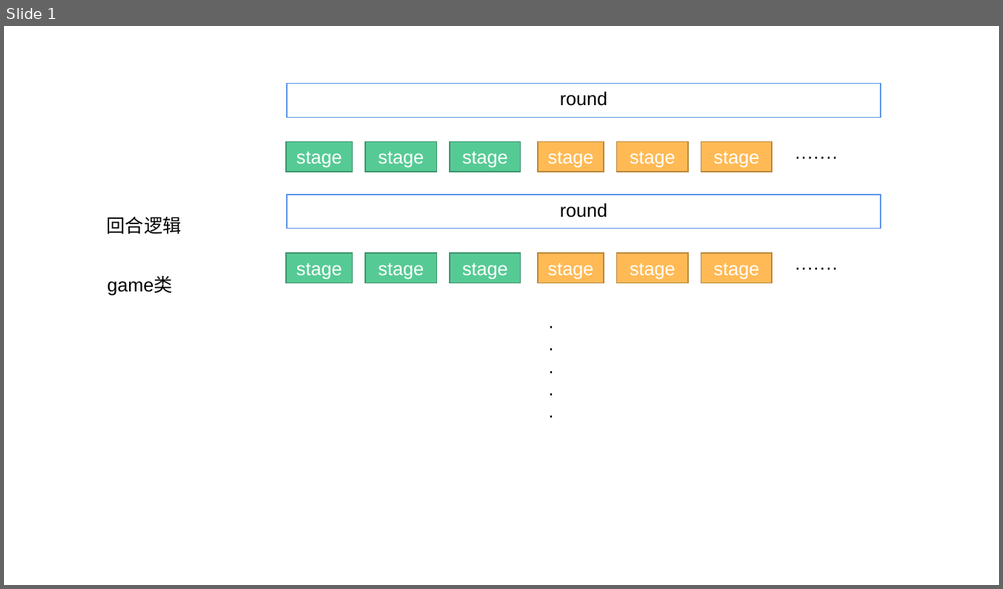
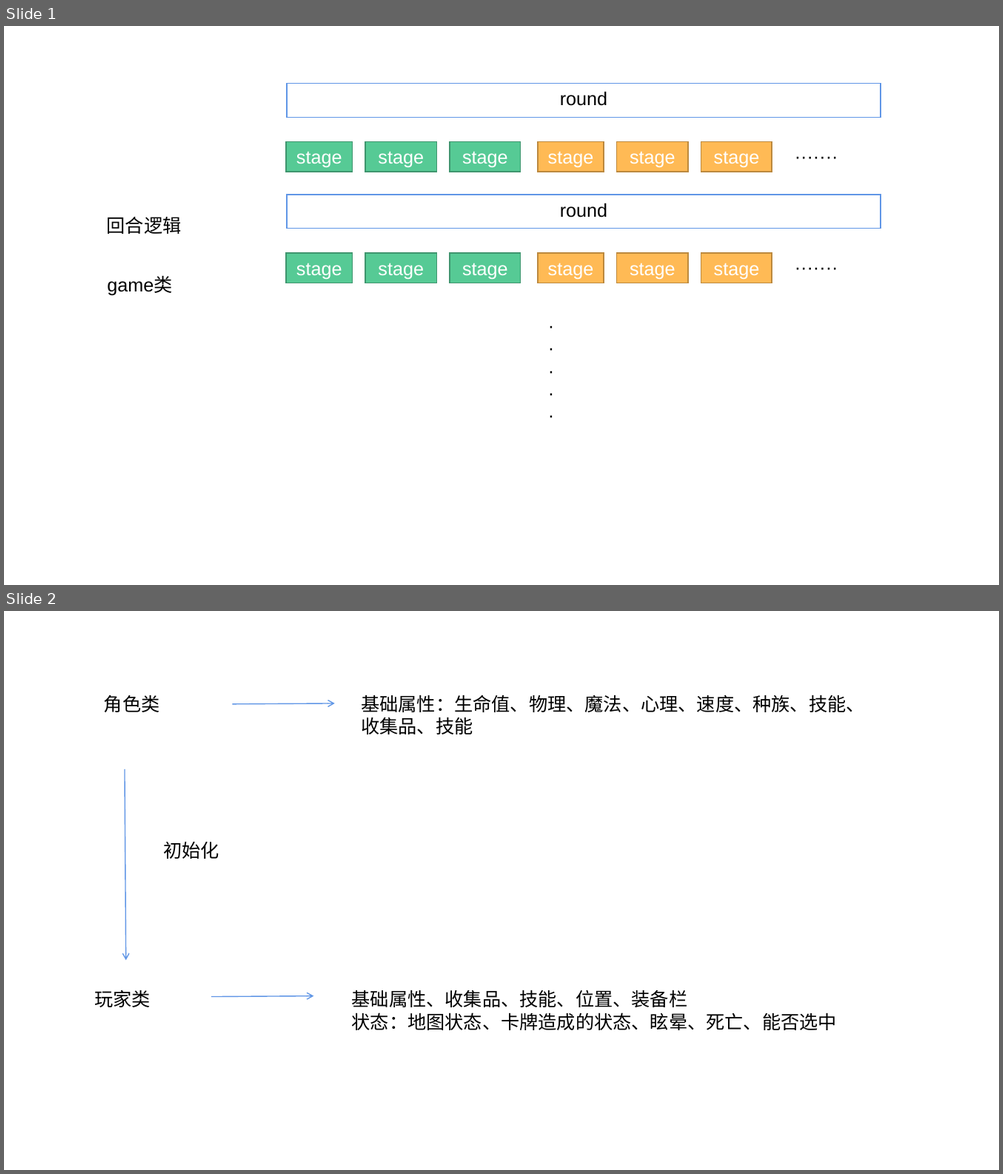
Before and after one commit to nocturne123/board_game, a slide deck: 设计文档.pptx. Shown one above the other, each under a label of ours: slide 1 before the commit, slides 1 and 2 after it. The pictures are 1003x589 and 1003x1174 pixels, drawn with LibreOffice and Linux fonts; fonts in the diff are those of the drawing. Boxes give left, top, right and bottom in pixels: in the first picture for what was removed or moved away, otherwise in the second. Text is boxed around its words. In the diff, an @@ line names an element or a change of style, - is before the commit and + after.

```diff
--- a/设计文档.pptx
+++ b/设计文档.pptx
@@ slide 2 added at bbox=[4, 611, 999, 1170], background #FFFFFF @@
@@ text added at bbox=[104, 695, 160, 712], 18 pt, text #000000 @@
+角色类
@@ text added at bbox=[361, 695, 864, 735], 18 pt, text #000000 @@
+基础属性：生命值、物理、魔法、心理、速度、种族、技能、收集品、技能
@@ arrow added from (233, 704) to (335, 703), #6096E6 1 pt @@
@@ arrow added from (125, 769) to (125, 960), #6096E6 1 pt @@
@@ text added at bbox=[163, 842, 219, 859], 18 pt, text #000000 @@
+初始化
@@ text added at bbox=[95, 990, 151, 1008], 18 pt, text #000000 @@
+玩家类
@@ arrow added from (211, 997) to (313, 997), #6096E6 1 pt @@
@@ text added at bbox=[352, 990, 836, 1031], 18 pt, text #000000 @@
+基础属性、收集品、技能、位置、装备栏
+状态：地图状态、卡牌造成的状态、眩晕、死亡、能否选中
```
Also in this commit, not shown: 1 other slide added, 1 slide removed.
